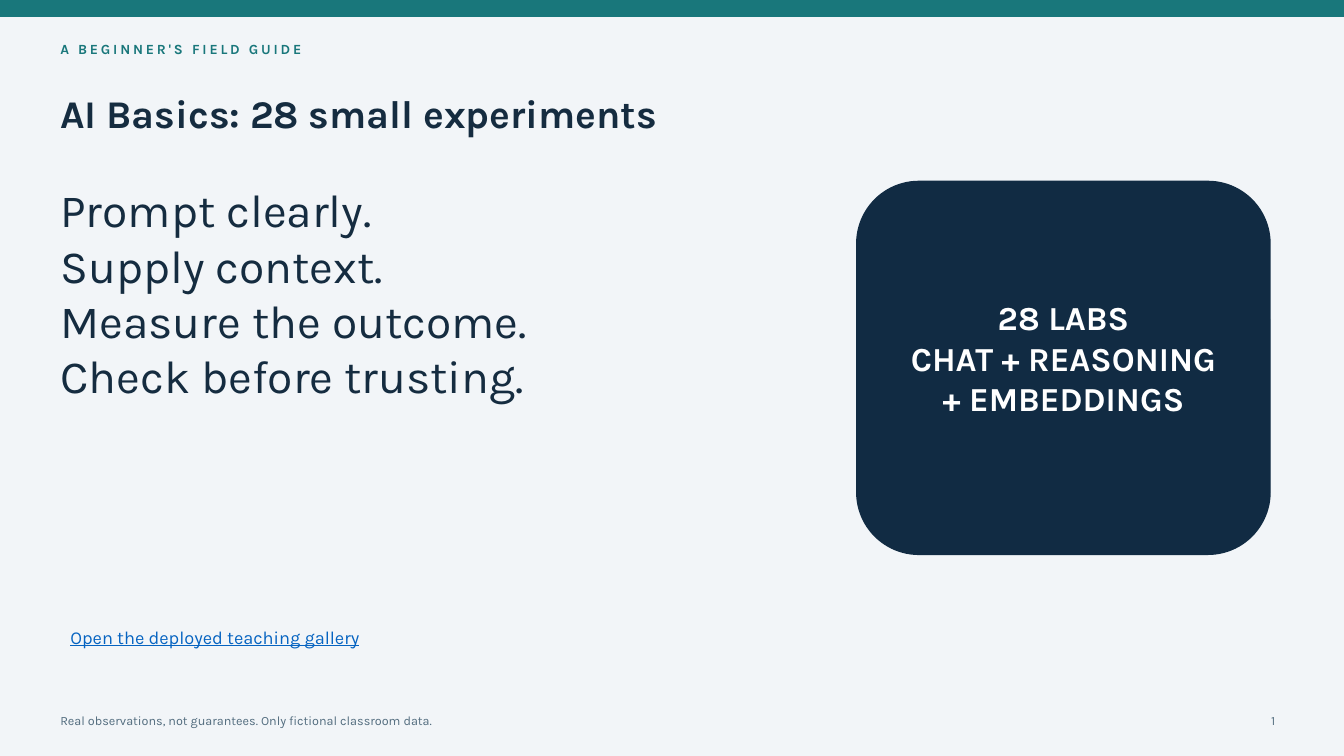
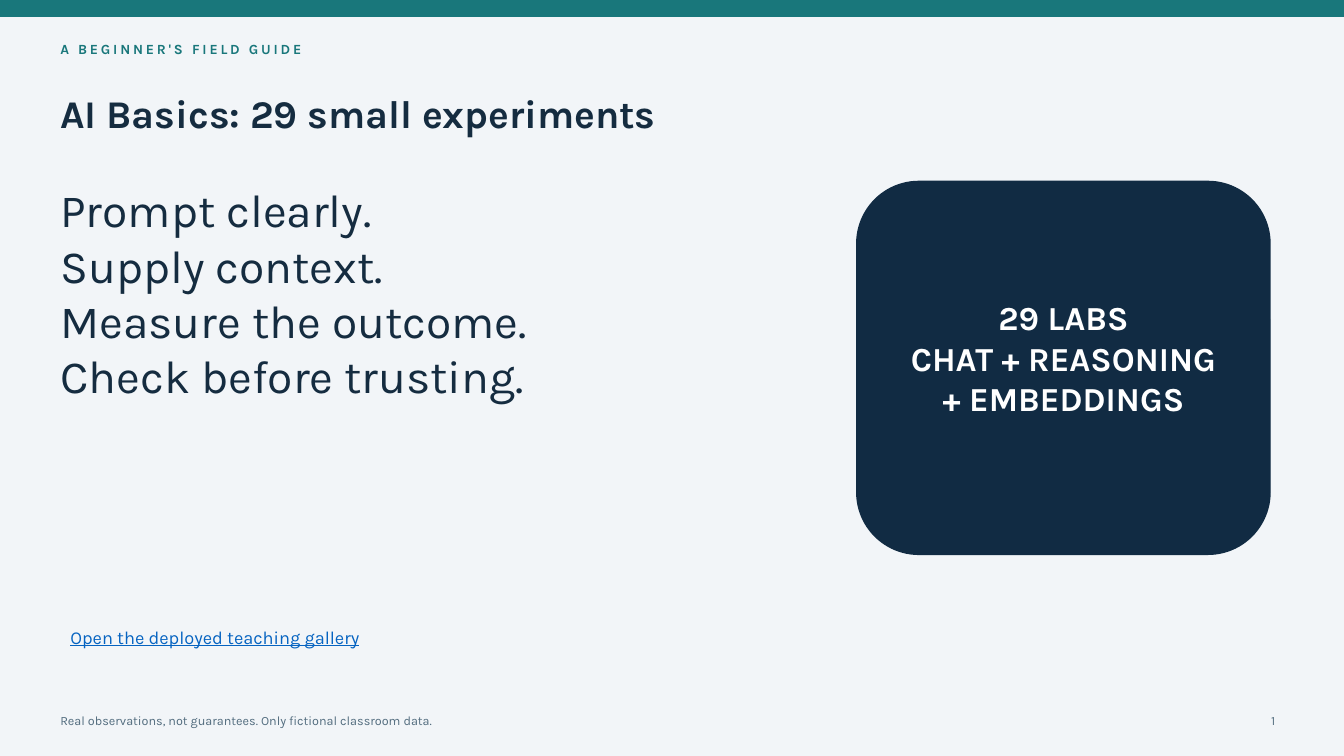
Before and after one commit to mifurm/AIBasics, a slide deck: slide 1 of deliverables/AI-Basics.pptx. Drawn at 1344x756 pixels with LibreOffice and Linux fonts; fonts in the diff are those of the drawing. Boxes give left, top, right and bottom in pixels: in the first picture for what was removed or moved away, otherwise in the second. Text is boxed around its words. In the diff, an @@ line names an element or a change of style, - is before the commit and + after.

```diff
--- a/deliverables/AI-Basics.pptx
+++ b/deliverables/AI-Basics.pptx
@@ text at box(60, 100, 656, 138): text changed @@
-AI Basics: 28 small experiments
+AI Basics: 29 small experiments
@@ text at box(998, 307, 1129, 331): text changed @@
-28 LABS
+29 LABS
```
Also in this commit, not shown: 31 other slides changed, 1 slide added, 26 other files.
